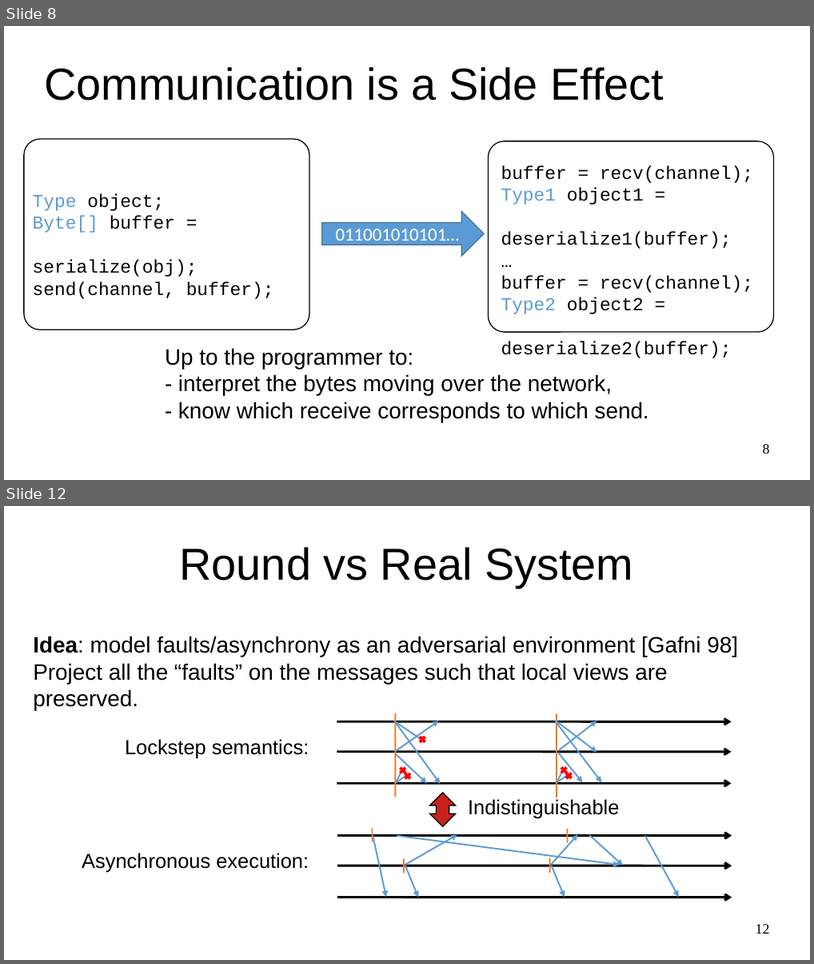
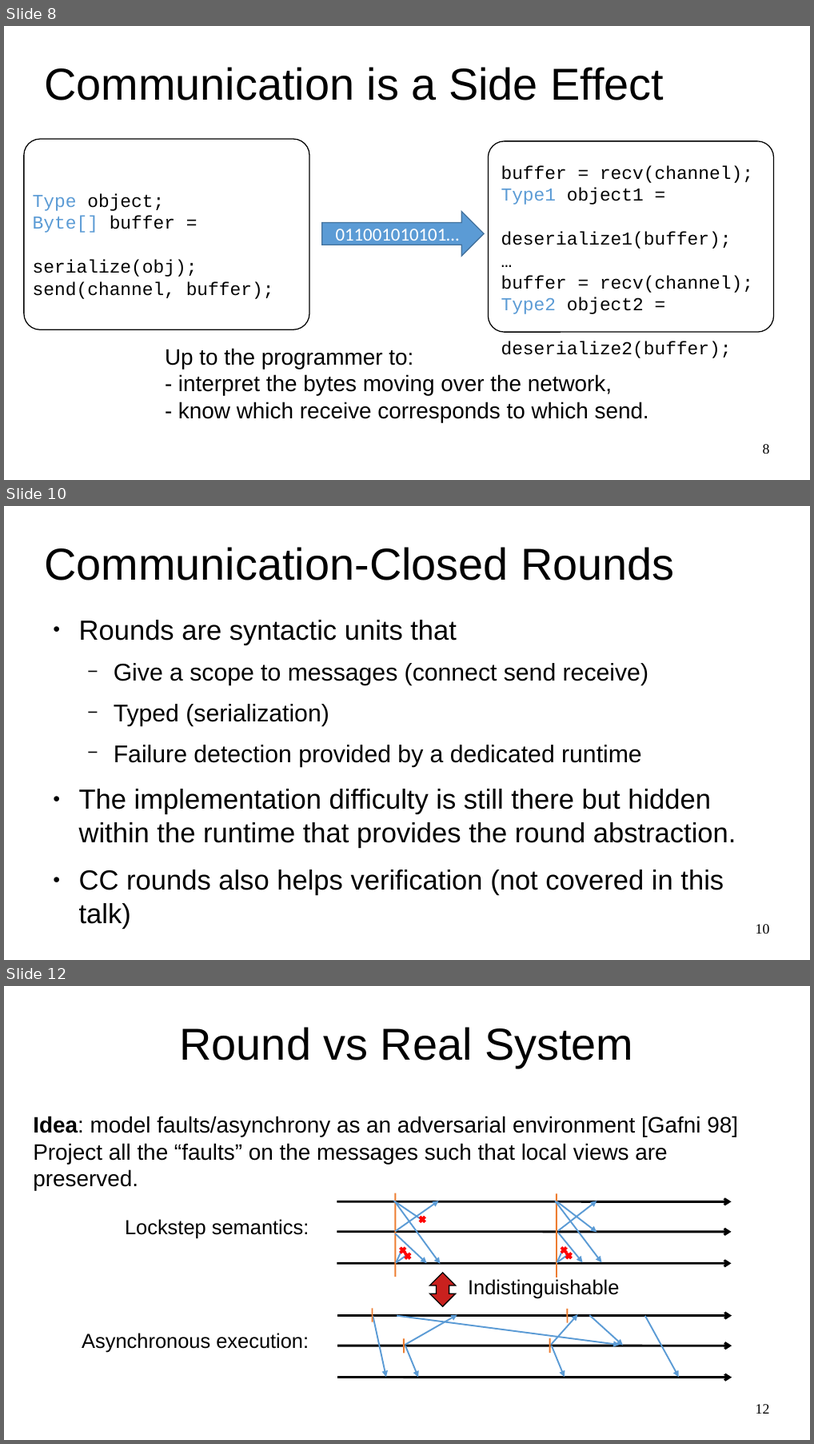
Before and after one commit to dzufferey/presentations, a slide deck: 2020_09_04_FRIDA/presentation.odp. Shown one above the other, each under a label of ours: slides 8 and 12 before the commit, slides 8, 10 and 12 after it; the slides between them are not shown. The pictures are 814x964 and 814x1444 pixels, drawn with LibreOffice and Linux fonts; fonts in the diff are those of the drawing. Boxes give left, top, right and bottom in pixels: in the first picture for what was removed or moved away, otherwise in the second. Text is boxed around its words. In the diff, an @@ line names an element or a change of style, - is before the commit and + after.

```diff
--- a/2020_09_04_FRIDA/presentation.odp
+++ b/2020_09_04_FRIDA/presentation.odp
@@ slide 10 added at (4, 506, 810, 960), background #FFFFFF @@
@@ title added at (44, 547, 675, 580), 44 pt, text #000000 @@
+Communication-Closed Rounds
@@ text added at (79, 620, 737, 890), 27.2 pt, text #000000 @@
+● Rounds are syntactic units that
+  − Give a scope to messages (connect send receive)
+  − Typed (serialization)
+  − Failure detection provided by a dedicated runtime
+● The implementation difficulty is still there but hidden within the runtime that provides the round abstraction.
+● CC rounds also helps verification (not covered in this talk)
@@ page number added at (756, 924, 770, 933), 14 pt, text #000000 @@
+10
```
Also in this commit, not shown: 2 slides changed, 3 other slides added, 3 slides removed, 3 other files.
